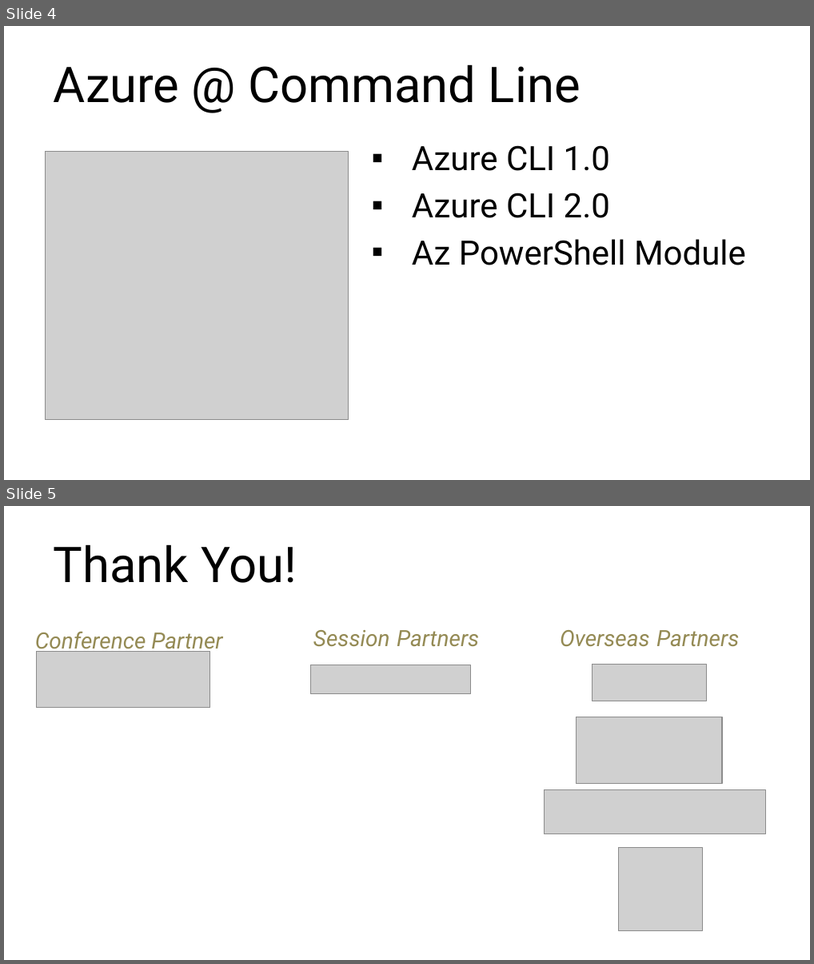
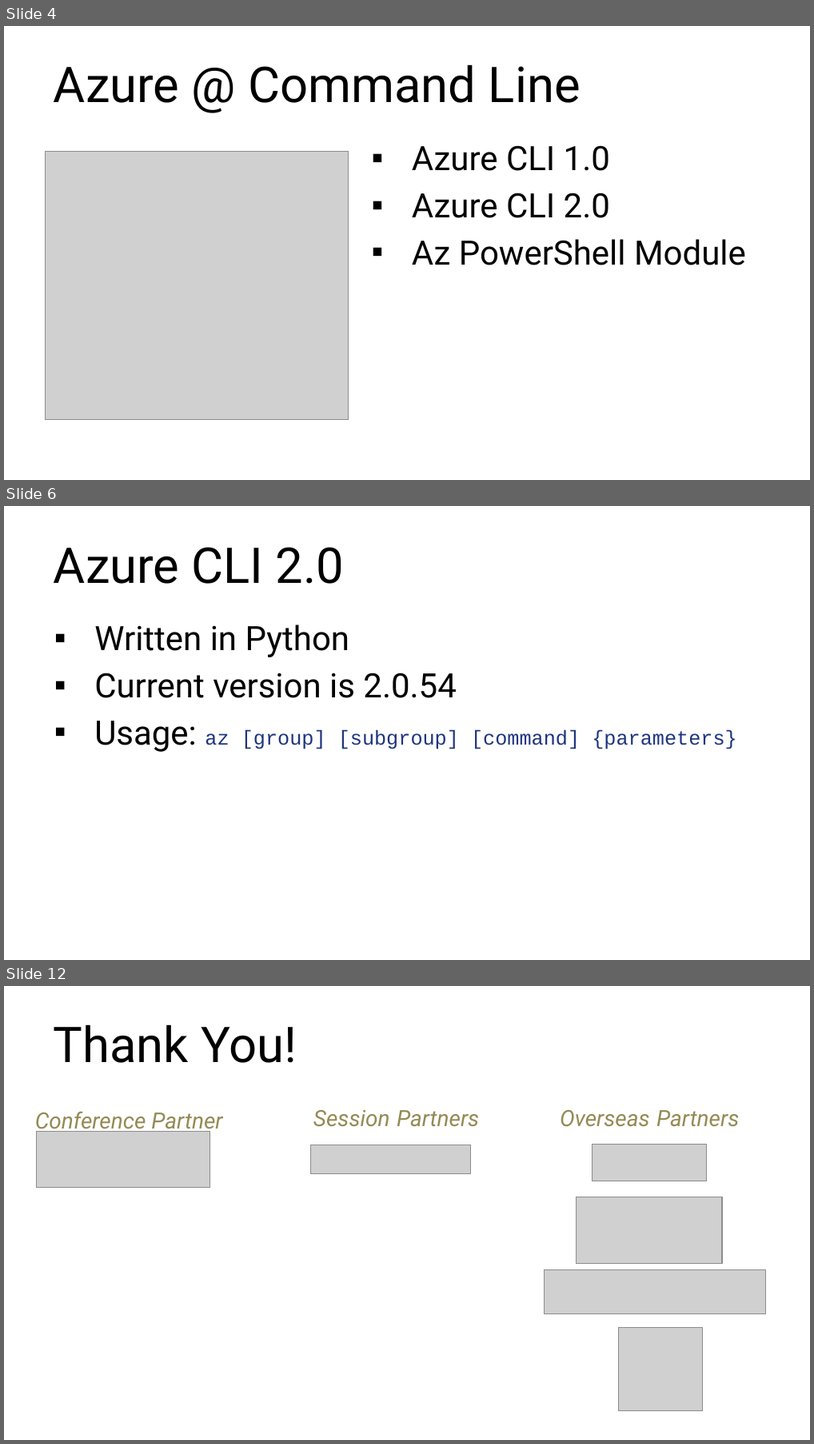
Before and after one commit to rchaganti/Presentations, a slide deck: ExpertsLiveIN2019/AzureAtTheCommandLine-Ravikanth.pptx. Shown one above the other, each under a label of ours: slides 4 and 5 before the commit, slides 4, 6 and 12 after it; the slides between them are not shown. The pictures are 814x964 and 814x1444 pixels, drawn with LibreOffice and Linux fonts; fonts in the diff are those of the drawing; grey boxes stand for pictures; background and template pictures are left out. Boxes give left, top, right and bottom in pixels: in the first picture for what was removed or moved away, otherwise in the second. Text is boxed around its words. In the diff, an @@ line names an element or a change of style, - is before the commit and + after.

```diff
--- a/ExpertsLiveIN2019/AzureAtTheCommandLine-Ravikanth.pptx
+++ b/ExpertsLiveIN2019/AzureAtTheCommandLine-Ravikanth.pptx
@@ slide 6 added at bbox=[4, 506, 810, 960], background picture (left out) @@
@@ title added at bbox=[54, 547, 344, 584], 44 pt, text #000000 @@
+Azure CLI 2.0
@@ text added at bbox=[94, 624, 737, 752], 30 pt, text #000000 @@
+▪ Written in Python
+▪ Current version is 2.0.54
+▪ Usage: az [group] [subgroup] [command] {parameters}
@@ what was slide 5 is now slide 12 @@
```
Also in this commit, not shown: 1 slide changed, 6 other slides added, 1 other file.
